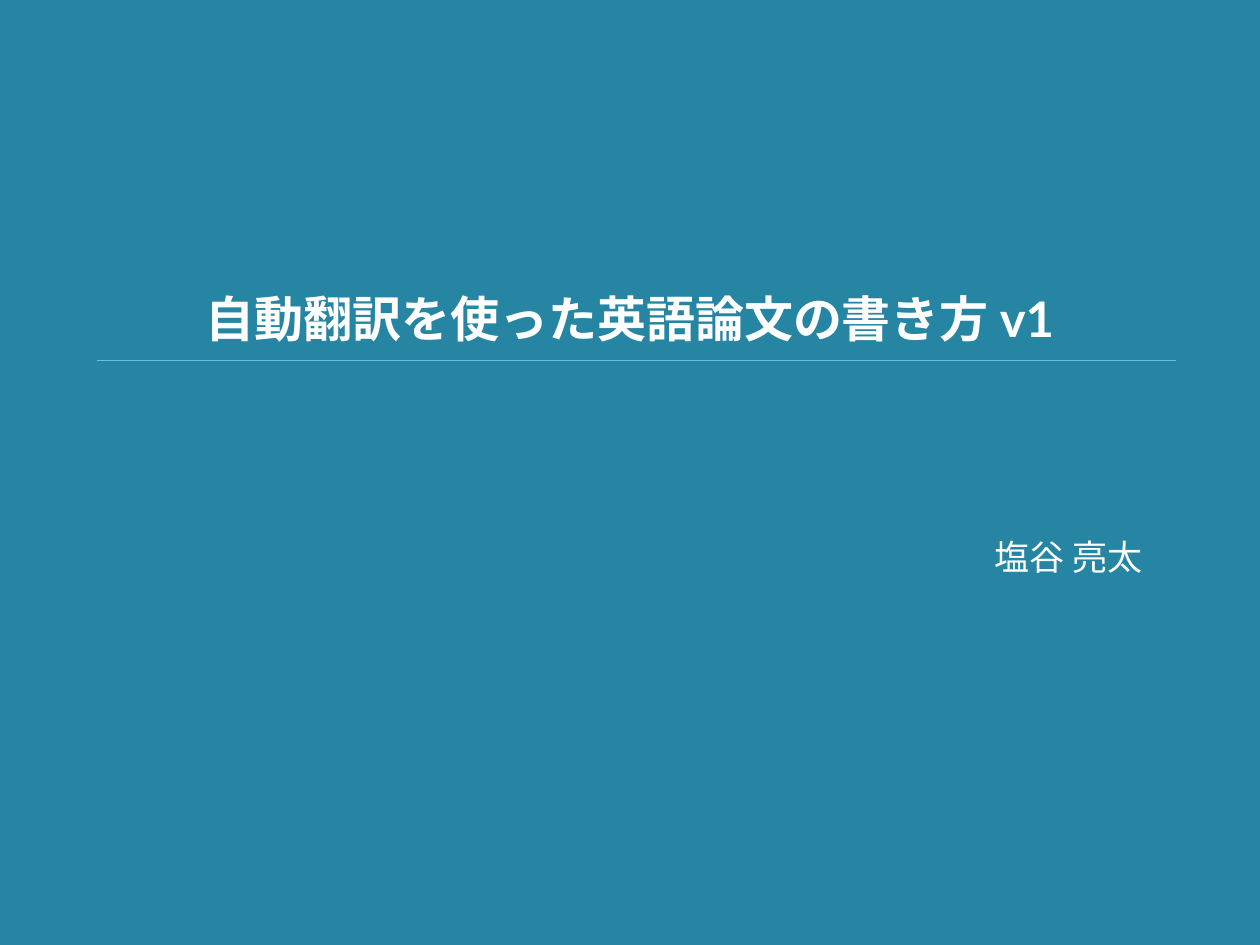
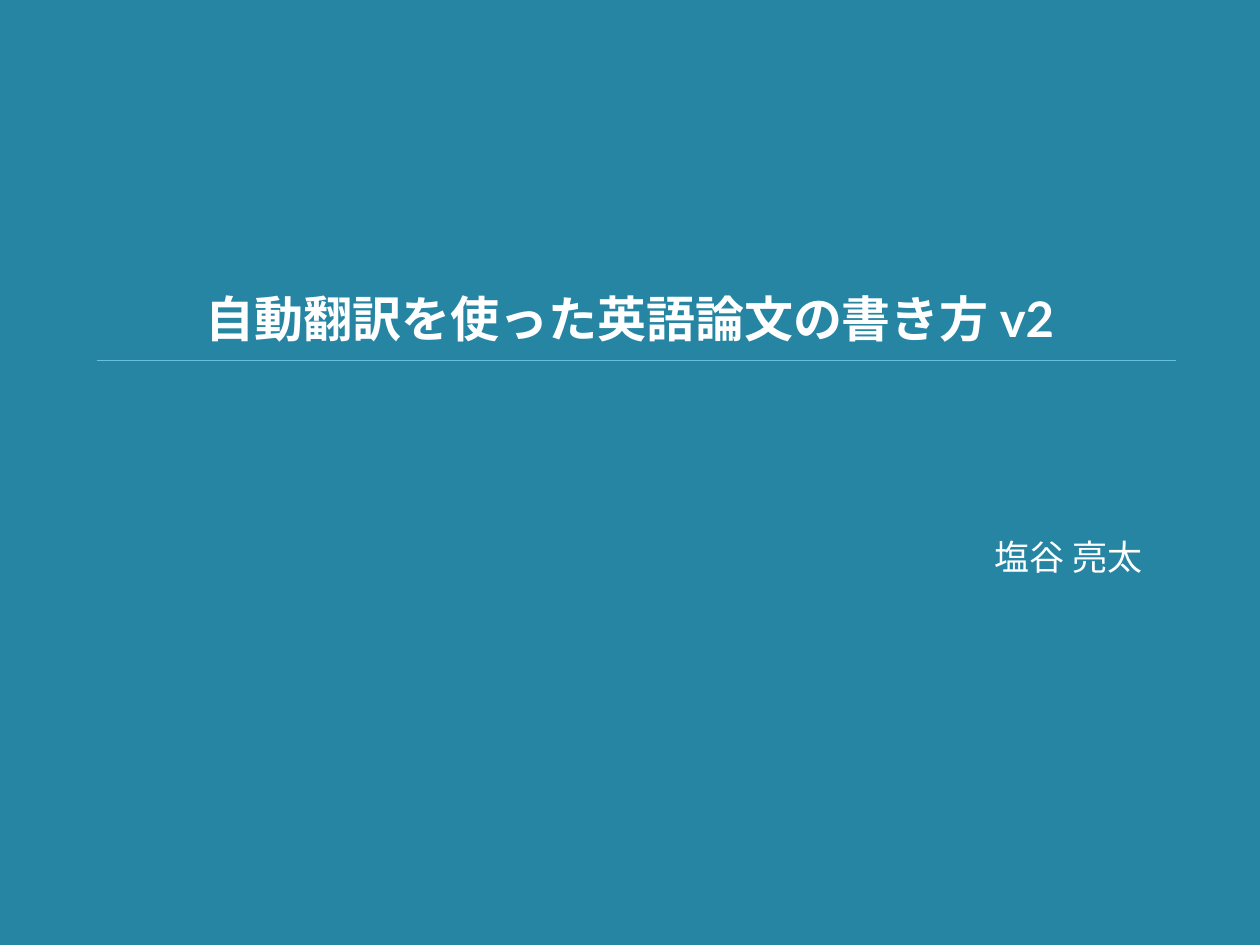
Before and after one commit to shioya-lab/how-to, a slide deck: slide 1 of english-paper.pptx. Drawn at 1260x945 pixels with LibreOffice and Linux fonts; fonts in the diff are those of the drawing. Boxes give left, top, right and bottom in pixels: in the first picture for what was removed or moved away, otherwise in the second. Text is boxed around its words. In the diff, an @@ line names an element or a change of style, - is before the commit and + after.

Commit message:
英語論文の書き方を更新

```diff
--- a/english-paper.pptx
+++ b/english-paper.pptx
@@ title at (206, 295, 1054, 342): text changed @@
-自動翻訳を使った英語論文の書き方 v1
+自動翻訳を使った英語論文の書き方 v2
```
Also in this commit, not shown: 9 other slides changed, 13 slides added, 1 slide removed, 1 other file.
